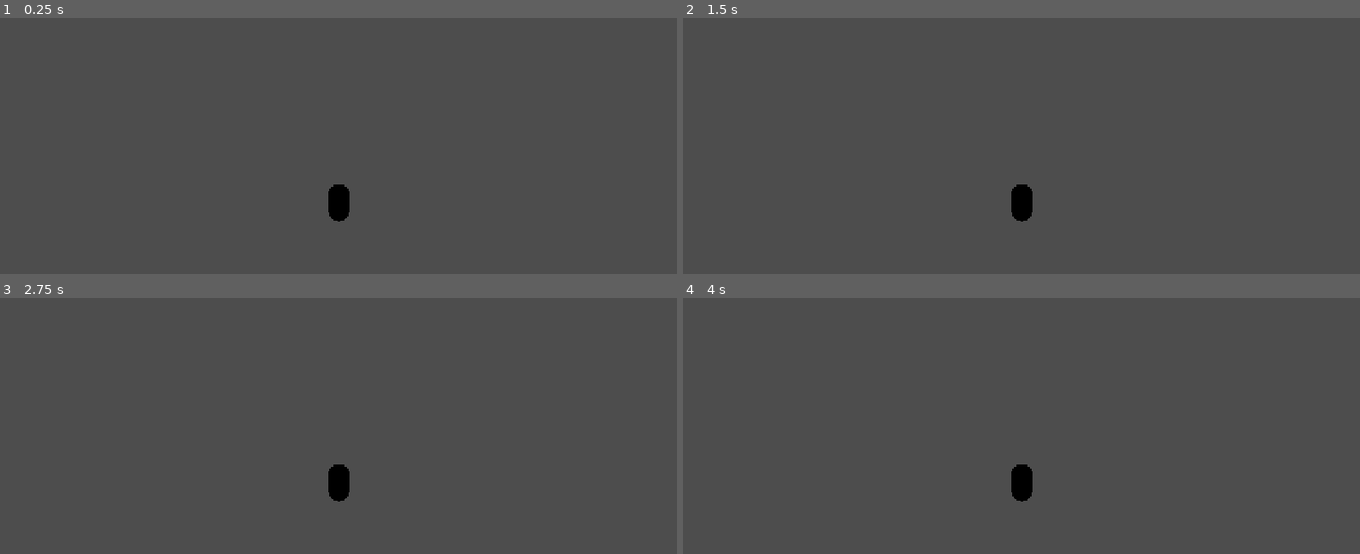
Above: before the commit, frames 1-4 (two rows, left to right).
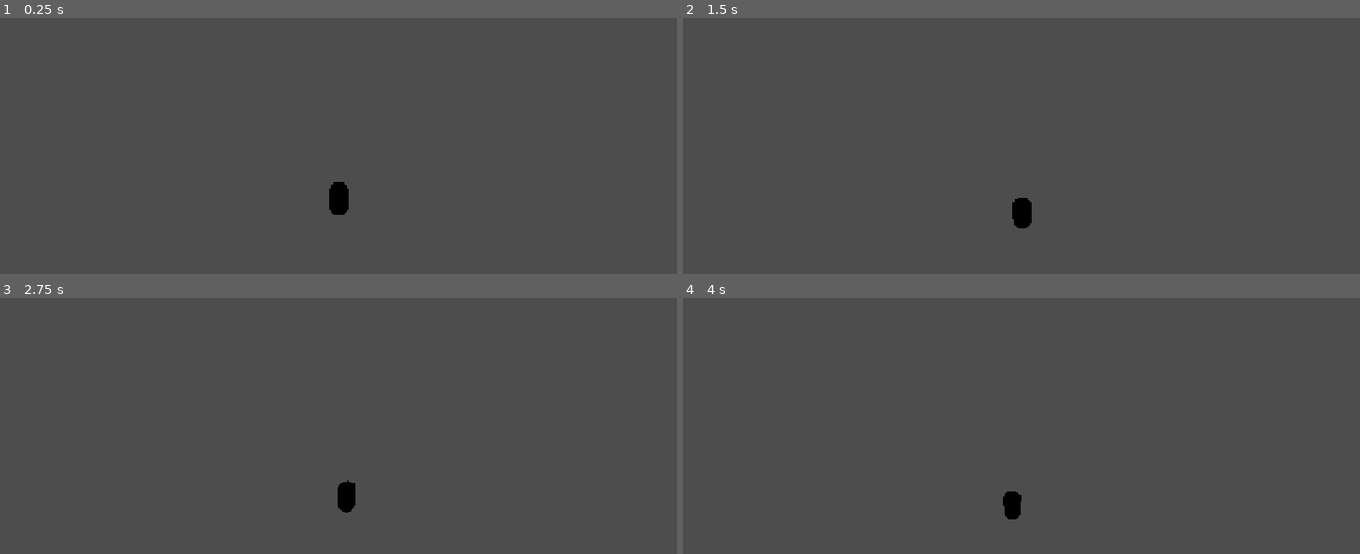
Above: after the commit, the same moments.

Repository: flaxos/Team-Discovery-Channel
Game: Godot game, scene res://scenes/entities/Player.tscn
Same seed, same stepped clock (60 frames per second), same inputs: the game is played once before the commit and once after it. This scene is started directly instead of the project's main scene.
Inputs (mouse positions are in pixels of both pictures, inside the frame that each line leads up to):
- Up to frame 1 (0.25 s): no input
- Up to frame 2 (1.5 s): tap Enter at 0.5 s; move the mouse to (1170, 189) at 0.52 s; hold D (move_right) 0.53-1.28 s; hold C (crouch) 0.53-1.28 s; tap Space at 1.25 s; move the mouse to (886, 227) at 1.27 s; hold S (move_down) from 1.28 s (still down); click (886, 227) at 1.35 s
- Up to frame 3 (2.75 s): tap Enter at 2 s; move the mouse to (406, 405) at 2.02 s; release S (move_down) at 2.03 s; hold D (move_right) from 2.03 s (still down); tap G (gadget) at 2.1 s
- Up to frame 4 (4 s): move the mouse to (outside the picture) at 2.77 s; release D (move_right) at 2.78 s; hold W (move_up) 2.78-3.53 s; tap E (interact) at 2.85 s; tap Space at 3.5 s; move the mouse to (1224, 546) at 3.52 s; hold A (move_left) from 3.53 s (still down); hold Shift (sprint) from 3.53 s (still down)

The runs differ from the first frame. In frame 1, 0.1% of the frame differs, in the area x 48-52%, y 64-80%; in frame 2, 0.2%; in frame 3, 0.5%; in frame 4, 0.6%, in the area x 47-52%, y 65-87%.

Commit message:
fix(world): correct Stargate ramp slope and orientation connecting platform flush to arena floor, and upgrade SGC ceiling floodlights

Diff:
--- a/client/scenes/entities/Player.tscn
+++ b/client/scenes/entities/Player.tscn
@@ -69,9 +69,10 @@
 transform = Transform3D(1, 0, 0, 0, 1, 0, 0, 0, 1, 0.3, 0.9, -0.4)
 
 [node name="CameraRig" type="Node3D" parent="."]
+top_level = true
 
 [node name="Camera3D" type="Camera3D" parent="CameraRig"]
-transform = Transform3D(1, 0, 0, 0, 0.573576, 0.819152, 0, -0.819152, 0.573576, 0, 12, 8)
+transform = Transform3D(1, 0, 0, 0, 0.573576, 0.819152, 0, -0.819152, 0.573576, 0, 13, 9)
 fov = 55.0
 
 [node name="MultiplayerSynchronizer" type="MultiplayerSynchronizer" parent="."]
--- a/client/scenes/main/GateRoom.tscn
+++ b/client/scenes/main/GateRoom.tscn
@@ -8,14 +8,14 @@
 
 [sub_resource type="Environment" id="Environment_sgc"]
 background_mode = 1
-background_color = Color(0.04, 0.05, 0.07, 1)
+background_color = Color(0.06, 0.07, 0.09, 1)
 ambient_light_source = 2
-ambient_light_color = Color(0.2, 0.22, 0.26, 1)
-ambient_light_energy = 0.8
+ambient_light_color = Color(0.42, 0.45, 0.48, 1)
+ambient_light_energy = 1.2
 tonemap_mode = 2
 glow_enabled = true
-glow_intensity = 0.6
-glow_bloom = 0.2
+glow_intensity = 0.5
+glow_bloom = 0.15
 
 [sub_resource type="StandardMaterial3D" id="Mat_Floor"]
 albedo_color = Color(0.18, 0.19, 0.21, 1)
@@ -84,10 +84,31 @@
 environment = SubResource("Environment_sgc")
 
 [node name="DirectionalLight3D" type="DirectionalLight3D" parent="."]
-transform = Transform3D(0.866025, -0.25, 0.433013, 0, 0.866025, 0.5, -0.5, -0.433013, 0.75, 0, 16, 0)
-light_color = Color(0.95, 0.92, 0.85, 1)
-light_energy = 1.4
+transform = Transform3D(1, 0, 0, 0, 0.258819, 0.965926, 0, -0.965926, 0.258819, 0, 16, 0)
+light_color = Color(0.96, 0.93, 0.88, 1)
+light_energy = 1.3
 shadow_enabled = true
+shadow_bias = 0.05
+
+[node name="CeilingFloodlights" type="Node3D" parent="."]
+
+[node name="FloodlightGate" type="OmniLight3D" parent="CeilingFloodlights"]
+transform = Transform3D(1, 0, 0, 0, 1, 0, 0, 0, 1, 0, 9.5, -12)
+light_color = Color(0.95, 0.92, 0.82, 1)
+light_energy = 2.2
+omni_range = 18.0
+
+[node name="FloodlightCenter" type="OmniLight3D" parent="CeilingFloodlights"]
+transform = Transform3D(1, 0, 0, 0, 1, 0, 0, 0, 1, 0, 9.5, 0)
+light_color = Color(0.95, 0.92, 0.82, 1)
+light_energy = 2.2
+omni_range = 18.0
+
+[node name="FloodlightSandbags" type="OmniLight3D" parent="CeilingFloodlights"]
+transform = Transform3D(1, 0, 0, 0, 1, 0, 0, 0, 1, 0, 9.5, 8)
+light_color = Color(0.95, 0.92, 0.82, 1)
+light_energy = 2.2
+omni_range = 18.0
 
 [node name="BunkerGeometry" type="Node3D" parent="."]
 
@@ -132,9 +153,9 @@
 material = SubResource("Mat_Platform")
 
 [node name="GateRamp" type="CSGBox3D" parent="BunkerGeometry"]
-transform = Transform3D(1, 0, 0, 0, 0.965926, 0.258819, 0, -0.258819, 0.965926, 0, 0.9, -5.5)
-use_collision = true
-size = Vector3(6, 0.4, 7.5)
+transform = Transform3D(1, 0, 0, 0, 0.970143, 0.242536, 0, -0.242536, 0.970143, 0, 1, -4)
+use_collision = true
+size = Vector3(7, 0.4, 8.25)
 material = SubResource("Mat_Platform")
 
 [node name="Barricades" type="Node3D" parent="BunkerGeometry"]
--- a/client/scripts/entities/PlayerController3D.gd
+++ b/client/scripts/entities/PlayerController3D.gd
@@ -66,6 +66,10 @@
 
 	# Configure Camera and input authority
 	if is_local_authority:
+		if camera_rig != null:
+			camera_rig.top_level = true
+			camera_rig.global_position = global_position
+			camera_rig.rotation = Vector3.ZERO
 		if camera != null:
 			camera.current = true
 		if laser_sight != null:
@@ -209,6 +213,11 @@
 
 	move_and_slide()
 
+	# Smoothly follow player with camera rig without rotating with character
+	if is_local_authority and camera_rig != null:
+		camera_rig.global_position = camera_rig.global_position.lerp(global_position, 14.0 * delta)
+		camera_rig.rotation = Vector3.ZERO
+
 	# Handle firing & reloading
 	_process_combat()
 
@@ -227,7 +236,8 @@
 		current_aim_target = hit
 		var look_dir: Vector3 = (hit - global_position)
 		look_dir.y = 0.0
-		if look_dir.length_squared() > 0.01:
+		# Deadzone: only rotate if mouse is at least 0.5m away from player center
+		if look_dir.length_squared() > 0.25:
 			rotation.y = atan2(-look_dir.x, -look_dir.z)
 
 
